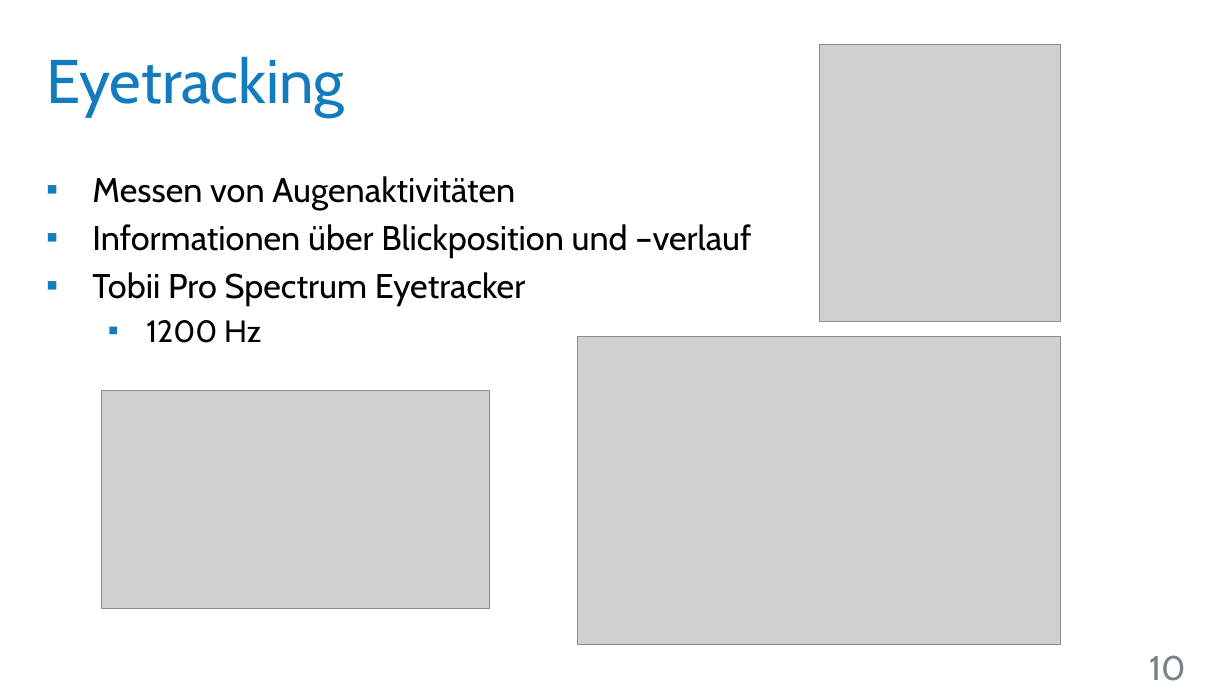
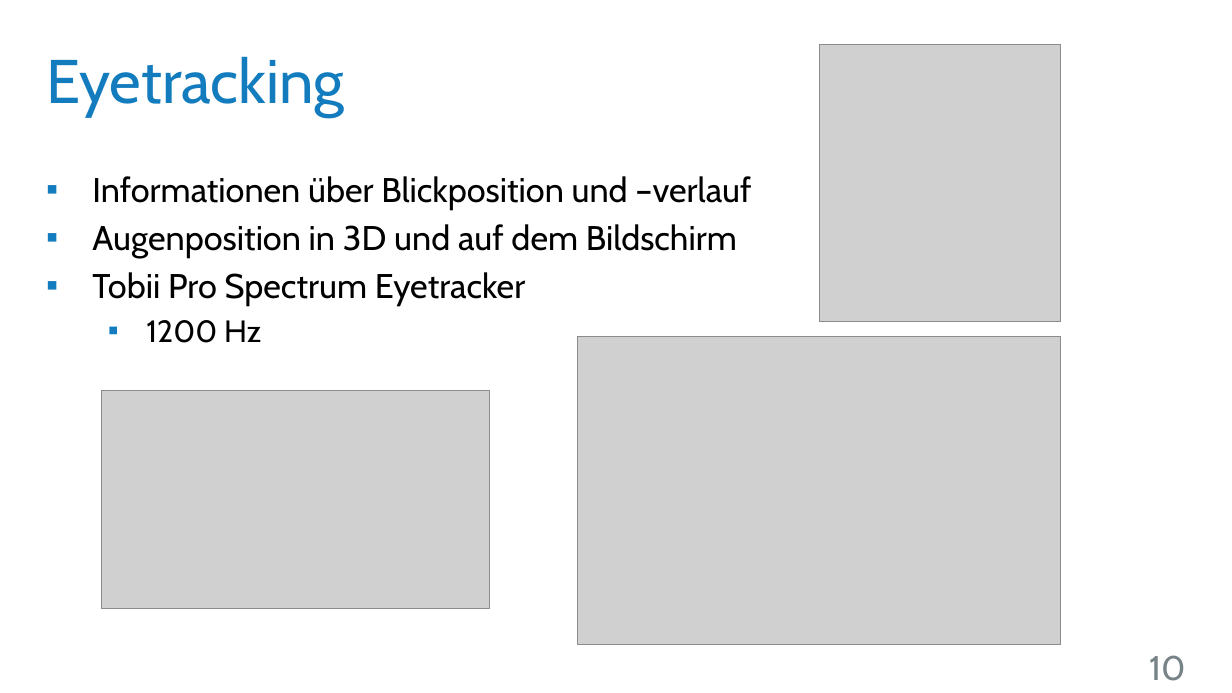
Before and after one commit to UniStuttgart-VISUS/FoveatedVolumeRendering, a slide deck: slide 10 of Dokumente/Vortrag/Wahrnehmungsorientiertes_Volumen-Rendering.pptx. Drawn at 1232x693 pixels with LibreOffice and Linux fonts; fonts in the diff are those of the drawing; grey boxes stand for pictures; background and template pictures are left out. Boxes give left, top, right and bottom in pixels: in the first picture for what was removed or moved away, otherwise in the second. Text is boxed around its words. In the diff, an @@ line names an element or a change of style, - is before the commit and + after.

```diff
--- a/Dokumente/Vortrag/Wahrnehmungsorientiertes_Volumen-Rendering.pptx
+++ b/Dokumente/Vortrag/Wahrnehmungsorientiertes_Volumen-Rendering.pptx
@@ text at (x1=92, y1=176, x2=515, y2=210): paragraph removed @@
-▪ Messen von Augenaktivitäten
@@ text at (x1=92, y1=224, x2=737, y2=258): paragraph added @@
+▪ Augenposition in 3D und auf dem Bildschirm
```
Also in this commit, not shown: 10 other slides changed, 3 slides added, 2 slides removed.
